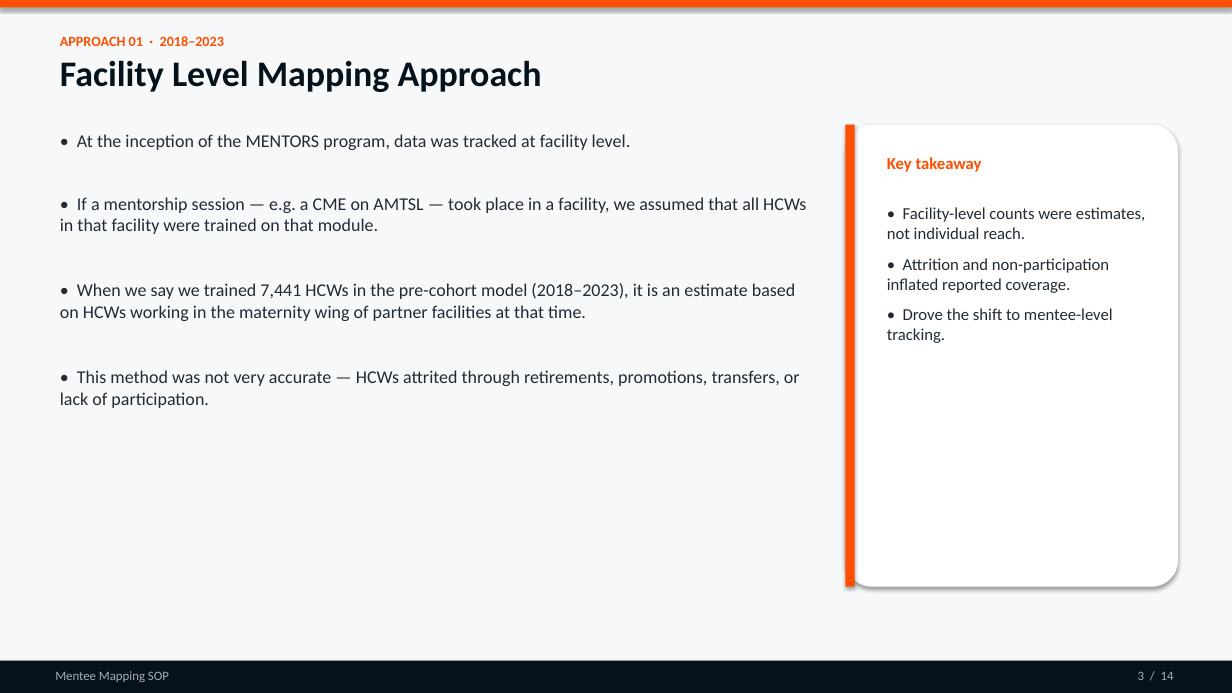
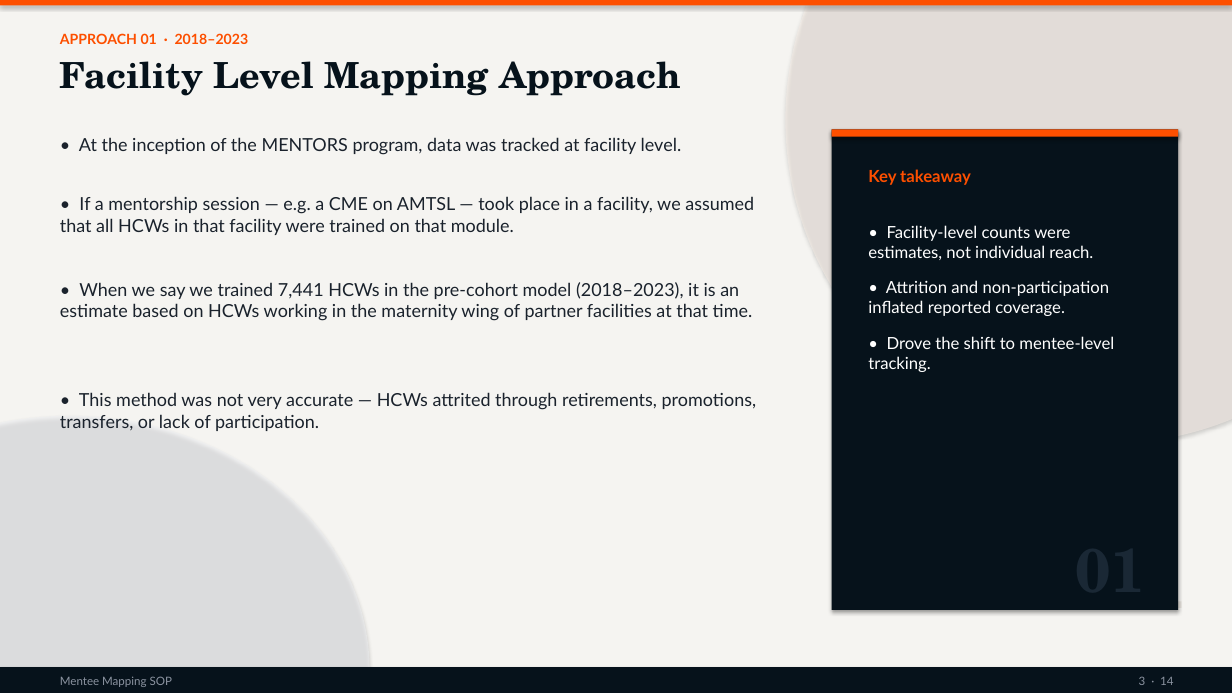
Before and after one commit to kakaijacob/Special-Operations-Schema, a slide deck: slide 3 of docs/Mentee_Mapping_SOP.pptx. Drawn at 1232x693 pixels with LibreOffice and Linux fonts; fonts in the diff are those of the drawing. Boxes give left, top, right and bottom in pixels: in the first picture for what was removed or moved away, otherwise in the second. Text is boxed around its words. In the diff, an @@ line names an element or a change of style, - is before the commit and + after.

```diff
--- a/docs/Mentee_Mapping_SOP.pptx
+++ b/docs/Mentee_Mapping_SOP.pptx
@@ rectangle at [0, 0, 1232, 693]: fill #F7F8FA to #F5F4F1 @@
@@ text "APPROACH 01 · 2018–2023" at [60, 33, 249, 44]: font Calibri to Lato @@
@@ ellipse added at [786, 0, 1232, 444], fill #FBF0E8 at 45% opacity @@
@@ text "Facility Level Mapping Approach" at [60, 61, 681, 96]: font Calibri to TeX Gyre Schola @@
@@ rectangle added at [832, 129, 1178, 610], fill #06121B @@
@@ rectangle added at [832, 129, 1178, 137], fill #FD4F00 @@
@@ rounded rectangle removed at [846, 125, 1178, 587] @@
@@ rectangle removed at [846, 125, 855, 587] @@
@@ text "Key takeaway" at [868, 169, 971, 185]: font Calibri to Lato @@
@@ text "Key takeaway": place and size @@
-text "Key takeaway" at [887, 157, 982, 172]
+text "Key takeaway" at [868, 169, 971, 185]
@@ text "• Facility-level counts were estimates, ...": place and size @@
-text "• Facility-level counts were estimates, ..." at [887, 207, 1145, 343]
+text "• Facility-level counts were estimates, ..." at [868, 225, 1114, 372]
@@ text "• Facility-level counts were estimates, ..." at [868, 225, 1114, 372]: font Calibri to Lato, text colour #212B35 to #FFFFFF; more space between paragraphs @@
@@ font Calibri to Lato, text colour #212B35 to #1A222C in 4 elements at [60, 196, 754, 235], [79, 137, 682, 155], [60, 282, 753, 321], [60, 392, 757, 431] @@
@@ text "• This method was not ...": place and size @@
-text "• This method was not ..." at [60, 370, 800, 408]
+text "• This method was not ..." at [60, 392, 757, 431]
@@ ellipse added at [0, 416, 370, 693], fill #EEF0F4 at 50% opacity @@
@@ text added at [1051, 483, 1192, 648], 48 pt, text #1A2835, bold @@
+01
@@ text added at [1075, 610, 1146, 613], 96 pt, text #E6E2DC, bold @@
+01
@@ rectangle: place and size @@
-rectangle at [0, 661, 1232, 693]
+rectangle at [0, 667, 1232, 693]
@@ text "Mentee Mapping SOP" at [60, 676, 172, 687]: size 10 to 9 pt, font Calibri to Lato, text colour #A5ACBA to #8B93A0 @@
@@ text at [1139, 677, 1173, 685]: text changed; size 10 to 9 pt; font Calibri to Lato; text colour #A5ACBA to #8B93A0 @@
-3 / 14
+3 · 14
```
Also in this commit, not shown: 13 other slides changed, 8 other files.
